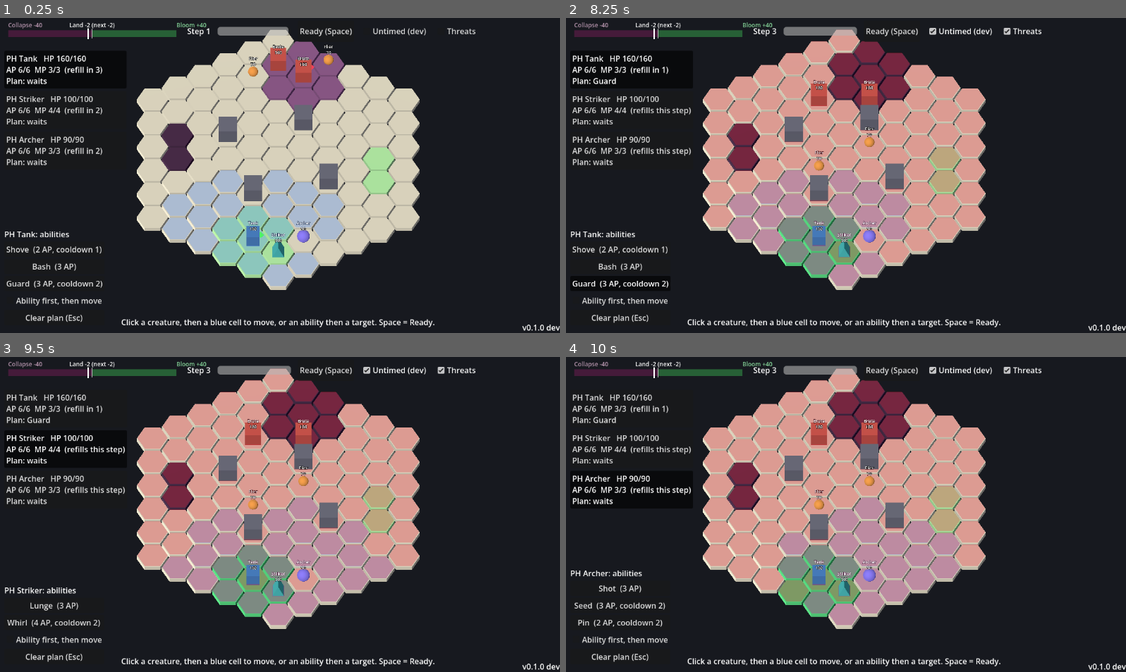
Above: before the commit, frames 1-4 (two rows, left to right).
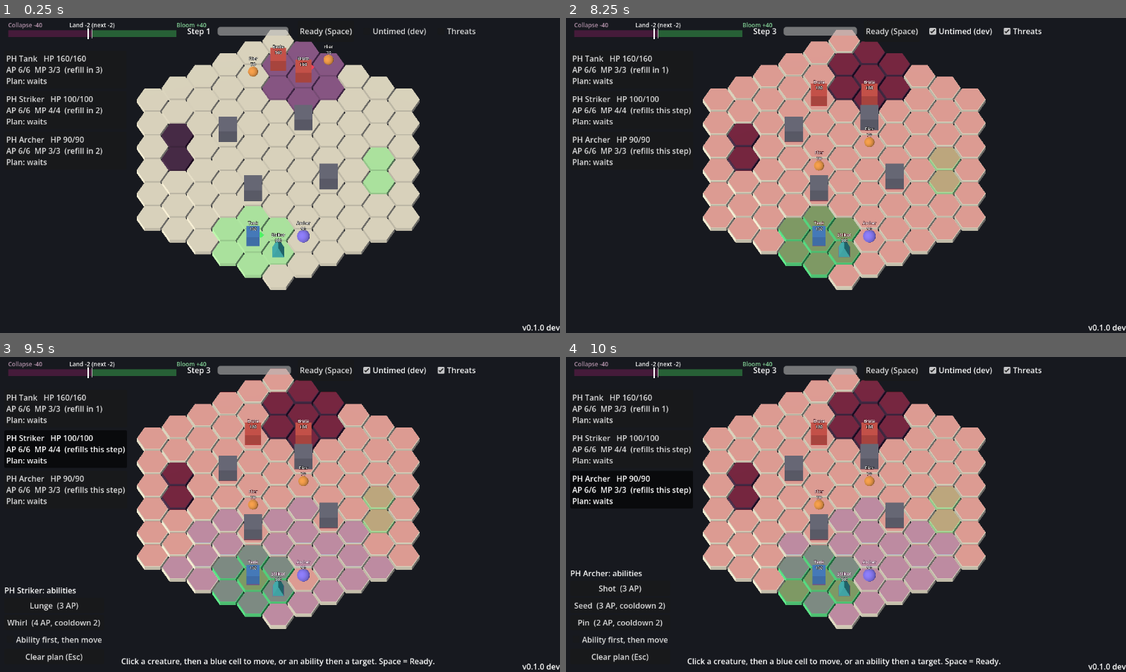
Above: after the commit, the same moments.

Repository: BenjaminAndre/Voyn
Game: Godot game, scene res://src/client/main.tscn
Two runs of this game, one before a commit and one after it. Both use one fixed random seed, a clock stepped at 60 frames per second and the inputs below.
Inputs (mouse positions are in pixels of both pictures, inside the frame that each line leads up to):
- Up to frame 1 (0.25 s): no input
- Up to frame 2 (8.25 s): click "Ready (Space)" at 0.5 s; click "Untimed (dev)" at 1.25 s; click "Threats" at 2 s; click "Untimed (dev)" at 2.75 s; click "Threats" at 3.5 s; click "Untimed (dev)" at 4.25 s; click "Threats" at 5 s; click "Ready (Space)" at 5.75 s; click (622, 247) at 6.5 s, where only the run before the commit has a clickable "Shove (2 AP, cooldown 1)"; click (622, 266) at 7.25 s, where only the run before the commit has a clickable "Bash (3 AP)"; click (622, 282) at 8 s, where only the run before the commit has a clickable "Guard (3 AP, cooldown 2)"
- Up to frame 3 (9.5 s): click "PH Striker HP 100/100 AP 6/6 …" at 8.75 s
- Up to frame 4 (10 s): click "PH Archer HP 90/90 AP 6/6 MP …" at 9.5 s

The runs differ from the first frame. In frame 1, 7.1% of the frame differs, in the area x 0-78%, y 12-99%; in frame 2, 7.3%, in the area x 0-78%, y 7-99%; in frame 3, less than 0.1%; in frame 4, less than 0.1%.

Commit message:
Round 2, item 2.2: start each window with no Creature selected
Selecting a Creature is what shows its move range, so the first one is no
longer preselected.

Co-Authored-By: Claude Sonnet 5.5 <noreply@anthropic.com>

Diff:
--- a/src/client/main.gd
+++ b/src/client/main.gd
@@ -134,10 +134,7 @@
 	builder.reset(state)
 	targeting = false
 	_banner.text = ""
-	selected = -1
-	for fighter: FighterState in state.living(FighterState.SIDE_KEEPERS):
-		selected = fighter.id
-		break
+	selected = -1  # nobody is selected: picking a Creature is what shows its move range
 	window_left = float(int(rules["step_window_ms"])) / 1000.0
 	_timer_bar.max_value = window_left
 	_timer_bar.value = window_left
--- a/tests/unit/test_main_flow.gd
+++ b/tests/unit/test_main_flow.gd
@@ -17,7 +17,8 @@
 	assert_eq(main.mode, main.Mode.PLANNING)
 	assert_eq(main.state.step, 1)
 	assert_eq(main.state.status, FightState.STATUS_FIGHTING)
-	assert_eq(main.selected, 0, "the first Creature is selected")
+	assert_eq(main.selected, -1, "no Creature is selected at the start of a window")
+	assert_false(main.board._layers.has("reach"), "so no move range is shown yet")
 	assert_eq(main.state.fighters.size(), 7)
 	assert_eq(main.window_left, 8.0, "step_window_ms")
 
@@ -39,6 +40,7 @@
 
 func test_choosing_an_ability_then_a_target_makes_a_plan() -> void:
 	var main: Control = await _main()
+	main.select(0)
 	main.choose_ability("guard")
 	assert_false(main.targeting, "a self ability is complete at once")
 	assert_eq(main.builder.plan_for(0)["ability"], "guard")
@@ -52,6 +54,7 @@
 
 func test_an_ability_that_cannot_be_afforded_is_not_chosen() -> void:
 	var main: Control = await _main()
+	main.select(0)
 	main.state.fighters[0].ap = 1
 	main.choose_ability("guard")
 	assert_eq(str(main.builder.draft(0)["ability"]), "")
@@ -59,6 +62,7 @@
 
 func test_ready_resolves_the_step_and_opens_the_next_window() -> void:
 	var main: Control = await _main()
+	main.select(0)
 	main.choose_ability("guard")
 	await main.resolve_step()
 	assert_eq(main.mode, main.Mode.PLANNING)
@@ -169,3 +173,31 @@
 func test_the_result_screen_is_hidden_while_playing() -> void:
 	var main: Control = await _main()
 	assert_false(main._end_panel.visible)
+
+
+# --- Round 2, item 2.2: selection gives feedback ---
+
+
+func test_selecting_a_creature_shows_its_move_range() -> void:
+	var main: Control = await _main()
+	assert_eq(main.selected, -1)
+	main.select(1)
+	assert_eq(main.selected, 1)
+	assert_true(main.board._layers.has("reach"), "the blue cells appear when a Creature is selected")
+	assert_eq((main.board._layers["reach"] as Node3D).get_child_count(), main.builder.reachable_cells(1).size())
+
+
+func test_every_new_window_starts_with_nobody_selected() -> void:
+	var main: Control = await _main()
+	main.select(2)
+	await main.resolve_step()
+	assert_eq(main.selected, -1)
+	assert_false(main.board._layers.has("reach"))
+
+
+func test_nothing_can_be_planned_before_selecting() -> void:
+	var main: Control = await _main()
+	main.click_cell(main.state.cell_of(main.state.fighters[0]) + Vector2i(0, -1))
+	assert_eq(main.builder.plans().size(), 0, "a click on an empty cell with nobody selected does nothing")
+	main.choose_ability("bash")
+	assert_eq(main.builder.plans().size(), 0)
